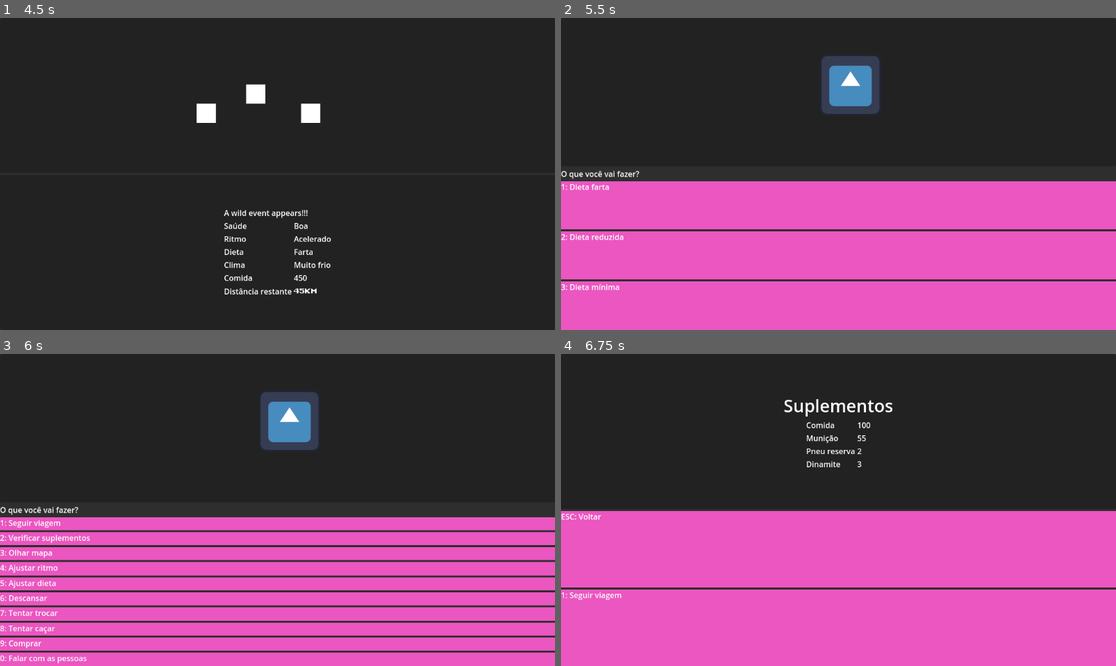
Above: before the commit, frames 1-4 (two rows, left to right).
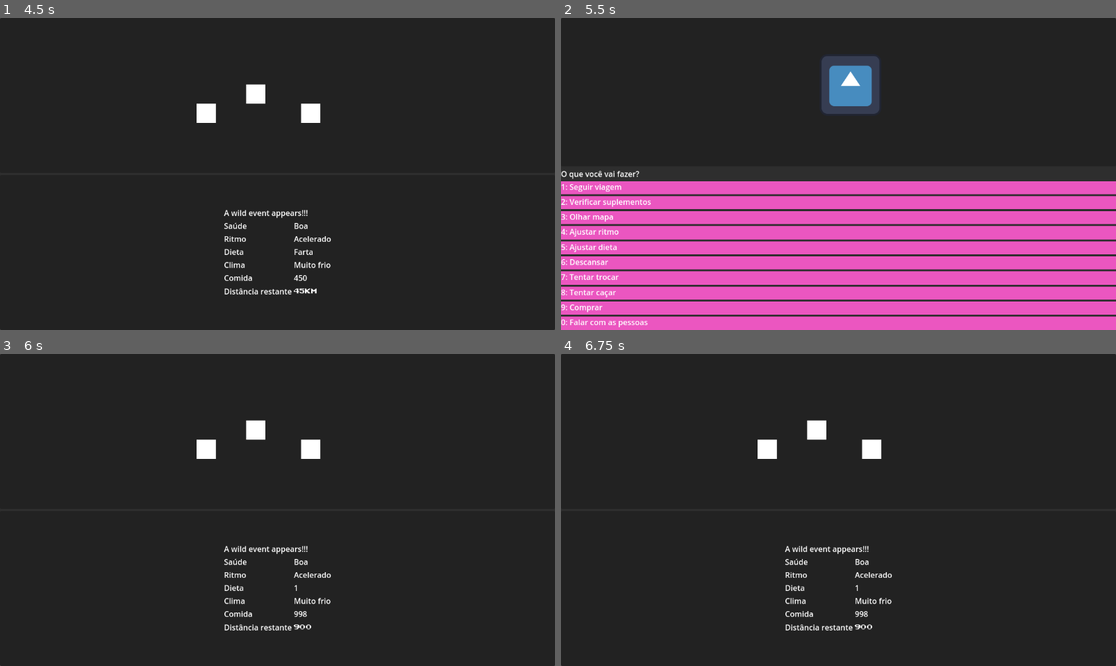
Above: after the commit, the same moments.

Repository: gabrielgomes94/oregon-trailer-clone
Game: Godot game, scene res://main.tscn
The game is run twice, just before and just after one commit, with the same random seed, the same clock (stepped at 60 frames per second) and the same inputs. The engine's default icon, where the game draws it, is replaced by a stand-in: a white triangle on a blue panel in a dark square.
Inputs (mouse positions are in pixels of both pictures, inside the frame that each line leads up to):
- Up to frame 1 (4.5 s): tap Enter (SwitchScreen) at 0.5, 2 s; tap 1 (1) at 0.6 s; tap 2 (2) at 0.8, 1.35 s; tap Space at 1.25, 4.25 s; tap 3 (3) at 1.55, 2.1 s; tap 4 (4) at 2.3, 4.35 s; click "ESC: Voltar" at 2.75 s; click "1: Seguir viagem" at 3.5 s
- Up to frame 2 (5.5 s): tap 5 (5) at 4.55, 5.1 s; tap Enter (SwitchScreen) at 5 s; tap 1 (1) at 5.3 s
- Up to frame 3 (6 s): click "1: Dieta farta" (after the commit: "1: Seguir viagem") at 5.75 s
- Up to frame 4 (6.75 s): click (838, 538) at 6.5 s, where only the run before the commit has a clickable "2: Verificar suplementos"

Frame 1 is identical in both runs. In frame 2, 9.4% of the frame differs, in the area x 0-100%, y 53-100%; in frame 3, 46%; in frame 4, 50%, in the area x 0-100%, y 14-100%.

Commit message:
add pace and diet actions

Diff:
--- a/game/game.gd
+++ b/game/game.gd
@@ -5,6 +5,8 @@
 signal food_left_changed
 signal game_paused
 signal game_resumed
+signal diet_changed
+signal pace_changed
 
 var distance_left = 1000
 var food_left = 1000
@@ -13,8 +15,8 @@
 var total_distance
 var time_elapsed
 
-@onready var pace: PaceSelector = $PaceSelector
-@onready var diet: DietSelector = $DietSelector
+@onready var pace: Pace = $PaceSelector
+@onready var diet: Diet = $DietSelector
 @onready var timer = $Timer
 
 func _ready() -> void:
--- /dev/null
+++ b/game/party/diet.gd
@@ -0,0 +1,32 @@
+extends Node
+class_name Diet
+
+var game
+
+var diet: int = NORMAL
+
+enum {
+	FED_UP = 1,
+	NORMAL = 2,
+	RESTRICTED = 3
+}
+
+func _ready() -> void:
+	game = get_parent()
+
+
+func set_diet(value: int):
+	diet = value
+	game.diet_changed.emit(diet)
+
+
+func set_fed_up() -> void:
+	set_diet(FED_UP)
+
+
+func set_normal() -> void:
+	set_diet(NORMAL)
+
+
+func set_restricted() -> void:
+	set_diet(RESTRICTED)
--- a/game/party/diet/diet_selector.gd
+++ /dev/null
@@ -1,8 +0,0 @@
-extends Node
-class_name DietSelector
-
-# 100 food per timer interval
-var diet: int = 100
-
-func set_diet(value: int):
-	diet = value
--- /dev/null
+++ b/game/party/pace.gd
@@ -0,0 +1,32 @@
+extends Node
+class_name Pace
+
+enum {
+	SLOW = 1,
+	NORMAL = 2,
+	FAST = 3
+}
+
+
+var pace: int = 100
+
+var game
+
+func _ready() -> void:
+	game = get_parent()
+
+func set_pace(value: int) -> void:
+	pace = value
+	game.pace_changed.emit(pace)
+
+func get_pace() -> int:
+	return pace
+
+func set_slow() -> void:
+	set_pace(SLOW)
+
+func set_normal() -> void:
+	set_pace(NORMAL)
+
+func set_fast() -> void:
+	set_pace(FAST)
--- a/game/party/pace/pace_selector.gd
+++ /dev/null
@@ -1,10 +0,0 @@
-extends Node
-class_name PaceSelector
-
-var pace: int = 100
-
-func set_pace(value: int) -> void:
-	pace = value
-
-func get_pace() -> int:
-	return pace
--- a/game/player/actions/actions.gd
+++ b/game/player/actions/actions.gd
@@ -8,24 +8,24 @@
 
 
 func travel():
-	main.switch_to_movement_screen()
+	main.call_deferred("switch_to_movement_screen")
 
 
 func station_screen():
-	main.switch_to_station_screen()
+	main.call_deferred("switch_to_station_screen")
 
 
 func supplies():
-	main.switch_to_supplies_screen()
+	main.call_deferred("switch_to_supplies_screen")
 
 
 func map():
-	main.switch_to_map_screen()
+	main.call_deferred("switch_to_map_screen")
 
 
 func pace():
-	main.switch_to_pace_screen()
+	main.call_deferred("switch_to_pace_screen")
 
 
 func diet():
-	main.switch_to_diet_screen()
+	main.call_deferred("switch_to_diet_screen")
--- a/main.tscn
+++ b/main.tscn
@@ -5,9 +5,9 @@
 [ext_resource type="PackedScene" uid="uid://877c5v6ta27b" path="res://ui/screens/movement_screen/movement_screen.tscn" id="2_qlxjt"]
 [ext_resource type="PackedScene" uid="uid://kwm72n7ubflo" path="res://ui/screens/supplies_screen/supplies_screen.tscn" id="4_i7alj"]
 [ext_resource type="Script" path="res://game/game.gd" id="4_iwb5g"]
-[ext_resource type="Script" path="res://game/party/pace/pace_selector.gd" id="4_qeesb"]
+[ext_resource type="Script" path="res://game/party/pace.gd" id="4_wx181"]
 [ext_resource type="PackedScene" uid="uid://cm4hy1qtybo7h" path="res://ui/screens/map_screen/map_screen.tscn" id="5_5cq7t"]
-[ext_resource type="Script" path="res://game/party/diet/diet_selector.gd" id="5_ckje5"]
+[ext_resource type="Script" path="res://game/party/diet.gd" id="5_8b36w"]
 [ext_resource type="Script" path="res://game/player/actions/actions.gd" id="5_hhf8d"]
 [ext_resource type="Script" path="res://game/party/party.gd" id="6_7lpmj"]
 [ext_resource type="PackedScene" uid="uid://dnmcgjsr3s20m" path="res://ui/screens/pace_screen/pace_screen.tscn" id="8_2y0dc"]
@@ -27,10 +27,10 @@
 script = ExtResource("5_hhf8d")
 
 [node name="PaceSelector" type="Node" parent="Game"]
-script = ExtResource("4_qeesb")
+script = ExtResource("4_wx181")
 
 [node name="DietSelector" type="Node" parent="Game"]
-script = ExtResource("5_ckje5")
+script = ExtResource("5_8b36w")
 
 [node name="Party" type="Node" parent="Game"]
 script = ExtResource("6_7lpmj")
@@ -69,14 +69,14 @@
 layout_mode = 1
 actions = NodePath("../../Game/Actions")
 
-[node name="PaceScreen" parent="Screens" node_paths=PackedStringArray("pace_selector", "actions") instance=ExtResource("8_2y0dc")]
+[node name="PaceScreen" parent="Screens" node_paths=PackedStringArray("pace", "actions") instance=ExtResource("8_2y0dc")]
 visible = false
 layout_mode = 1
-pace_selector = NodePath("../../Game/PaceSelector")
+pace = NodePath("../../Game/PaceSelector")
 actions = NodePath("../../Game/Actions")
 
-[node name="DietScreen" parent="Screens" node_paths=PackedStringArray("diet_selector", "actions") instance=ExtResource("10_re10o")]
+[node name="DietScreen" parent="Screens" node_paths=PackedStringArray("diet", "actions") instance=ExtResource("10_re10o")]
 visible = false
 layout_mode = 1
-diet_selector = NodePath("../../Game/DietSelector")
+diet = NodePath("../../Game/DietSelector")
 actions = NodePath("../../Game/Actions")
--- a/ui/screens/diet_screen/ui_diet_screen.gd
+++ b/ui/screens/diet_screen/ui_diet_screen.gd
@@ -1,16 +1,29 @@
 extends UIScreen
 class_name UIDietScreen
 
-@export var diet_selector: DietSelector
+@export var diet: Diet
 
 func on_option_selected(option: Option):
 	match option.value:
-		1: diet_selector.set_diet(100)
-		2: diet_selector.set_diet(50)
-		3: diet_selector.set_diet(20)
+		1: diet.set_fed_up()
+		2: diet.set_normal()
+		3: diet.set_restricted()
 		'ESC': actions.station_screen()
 	actions.station_screen()
 
 
+func _input(event: InputEvent) -> void:
+	if visible == false: return
+	if event.is_action_released("1"):
+		diet.set_fed_up()
+		actions.station_screen()
+	if event.is_action_released("2"):
+		diet.set_normal()
+		actions.station_screen()
+	if event.is_action_released("3"):
+		diet.set_restricted()
+		actions.station_screen()
+
+
 func get_options() -> Dictionary:
 	return Options.diet_selector_screen_list()
--- a/ui/screens/movement_screen/movement_screen.tscn
+++ b/ui/screens/movement_screen/movement_screen.tscn
@@ -87,19 +87,19 @@
 layout_mode = 2
 text = "Boa"
 
-[node name="Label3" type="Label" parent="Panel/VBoxContainer/InformationPanel/VBoxContainer/GridContainer"]
+[node name="PaceLabel" type="Label" parent="Panel/VBoxContainer/InformationPanel/VBoxContainer/GridContainer"]
 layout_mode = 2
 text = "Ritmo"
 
-[node name="Label4" type="Label" parent="Panel/VBoxContainer/InformationPanel/VBoxContainer/GridContainer"]
+[node name="PaceLabelValue" type="Label" parent="Panel/VBoxContainer/InformationPanel/VBoxContainer/GridContainer"]
 layout_mode = 2
 text = "Acelerado"
 
-[node name="Label5" type="Label" parent="Panel/VBoxContainer/InformationPanel/VBoxContainer/GridContainer"]
+[node name="DietLabel" type="Label" parent="Panel/VBoxContainer/InformationPanel/VBoxContainer/GridContainer"]
 layout_mode = 2
 text = "Dieta"
 
-[node name="Label6" type="Label" parent="Panel/VBoxContainer/InformationPanel/VBoxContainer/GridContainer"]
+[node name="DietLabelValue" type="Label" parent="Panel/VBoxContainer/InformationPanel/VBoxContainer/GridContainer"]
 layout_mode = 2
 text = "Farta"
 
--- a/ui/screens/movement_screen/ui_movement_screen.gd
+++ b/ui/screens/movement_screen/ui_movement_screen.gd
@@ -8,10 +8,15 @@
 
 @onready var distance_left_label = $Panel/VBoxContainer/InformationPanel/VBoxContainer/GridContainer/DistanceLeftLabelValue
 @onready var food_left_label = $Panel/VBoxContainer/InformationPanel/VBoxContainer/GridContainer/FoodLeftLabelValue
+@onready var diet_label = $Panel/VBoxContainer/InformationPanel/VBoxContainer/GridContainer/DietLabelValue
+@onready var pace_label = $Panel/VBoxContainer/InformationPanel/VBoxContainer/GridContainer/PaceLabelValue
+
 
 func _ready() -> void:
 	game.distance_left_changed.connect(on_distance_left_changed)
 	game.food_left_changed.connect(on_food_left_changed)
+	game.diet_changed.connect(on_diet_label_changed)
+	game.pace_changed.connect(on_pace_label_changed)
 
 
 func on_distance_left_changed(distance_left: int) -> void:
@@ -22,3 +27,12 @@
 func on_food_left_changed(food_left: int) -> void:
 	if food_left < 0: return
 	food_left_label.text = str(food_left)
+
+
+func on_pace_label_changed(pace) -> void:
+	pace_label.text = str(pace)
+
+
+func on_diet_label_changed(diet) -> void:
+	print('oioi')
+	diet_label.text = str(diet)
--- a/ui/screens/pace_screen/ui_pace_screen.gd
+++ b/ui/screens/pace_screen/ui_pace_screen.gd
@@ -1,16 +1,29 @@
 extends UIScreen
 class_name UIPaceScreen
 
-@export var pace_selector: PaceSelector
+@export var pace: Pace
 
 func on_option_selected(option: Option):
 	match option.value:
-		1: pace_selector.set_pace(100)
-		2: pace_selector.set_pace(200)
-		3: pace_selector.set_pace(300)
+		1: pace.set_slow()
+		2: pace.set_normal()
+		3: pace.set_fast()
 		'ESC': actions.station_screen()
 	actions.station_screen()
 
 
+func _input(event: InputEvent) -> void:
+	if visible == false: return
+	if event.is_action_released("1"):
+		pace.set_slow()
+		actions.station_screen()
+	if event.is_action_released("2"):
+		pace.set_normal()
+		actions.station_screen()
+	if event.is_action_released("3"):
+		pace.set_fast()
+		actions.station_screen()
+
+
 func get_options() -> Dictionary:
 	return Options.pace_selector_screen_list()
